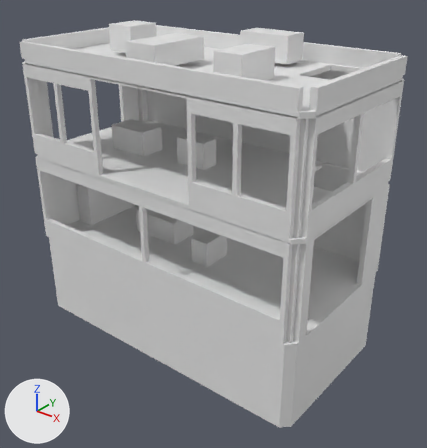
One commit to the OBJ model cloudbreak-array-r4/assets/tower-j-3-col.obj: the scene before it, then after it.
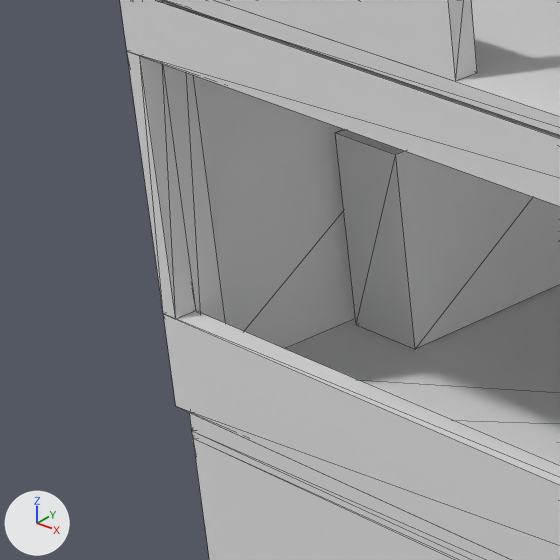
The first picture shows the older version from a camera (50 mm lens) standing at (11.81, -14.14, 9.92) and looking at (0.6, -0.12, 1.23). The close-ups show the older and then the newer version on the part from 3% to 28% of the width and 36% to 59% of the height of that picture. Only the edits that show in the close-ups are written down. Every picture has the same lights, and +X, +Y and +Z are marked at lower left. The close-ups show mesh edges as thin lines. Where no turn or scale is listed for an object, it has been applied to the vertices.

Before the edit, the objects in view are built like this:
```python
me_part000 = bpy.data.meshes.new('Part000')
me_part000.from_pydata(...)  # 16 vertices, 28 faces; spans x -5.45..5.45, y -2.8..2.8, z -2.97..-0.2
me_part004 = bpy.data.meshes.new('Part004')
me_part004.from_pydata(...)  # 12 vertices, 20 faces; spans x -5.45..3.1, y -2.8..2.8, z -0.14..0.0
me_part018 = bpy.data.meshes.new('Part018')
me_part018.from_pydata(...)  # a box spanning x -5.14..-5.0, y -2.8..-2.63, z 0.71..2.62
ob_part000 = bpy.data.objects.new('Part000', me_part000)
ob_part000.location = (0.0, 0.0, 0.0)
ob_part004 = bpy.data.objects.new('Part004', me_part004)
ob_part004.location = (0.0, 0.0, 0.0)
ob_part018 = bpy.data.objects.new('Part018', me_part018)
ob_part018.location = (0.0, 0.0, 0.0)
# also in view: 'Part026' at (-5.16, -2.51, 1.54); 'Part028' at (-4.85, 0.0, 0.76); 'Part022' at (-5.36, 0.0, 1.53); 'Part001' at (0.0, 0.0, -0.17); 'Part039' at (-3.5, -2.71, 3.56)
```
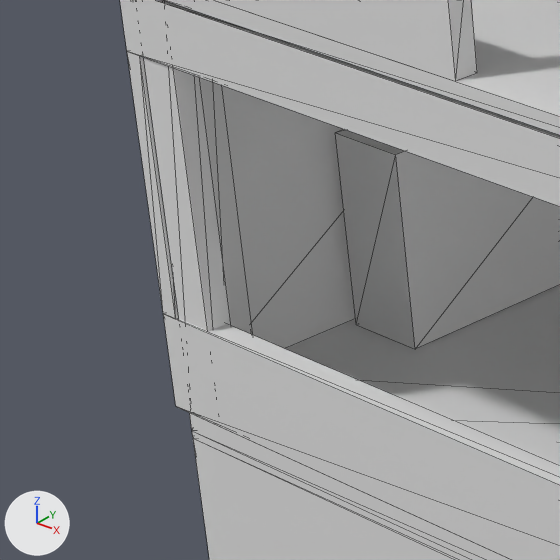
Location of each change, (x1, y1, x2, y2) in pixels of the close-ups (560 x 560 px):
'Part078', added
    after: (143, 57, 231, 332)
'Part026', unchanged, covered by the edit
    before: (164, 65, 225, 323)
'Part076', unchanged, uncovered by the edit
    after: (199, 77, 253, 335)

The change, as a list of edits to the scene's bpy script:
```text
Add me_part078:
    me_part078.from_pydata([(-4.98, -2.79, 0.0), (-4.67, -2.79, 0.0), (-4.67, -2.6, 0.0), (-4.91, -2.6, 0.0), (-4.98, -2.79, 3.08), (-4.67, -2.79, 3.08), (-4.67, -2.6, 3.08), (-4.91, -2.6, 3.08)], [], [(2, 1, 0), (5, 6, 4), (3, 2, 0), (6, 7, 4), (5, 4, 0), (1, 5, 0), (6, 5, 1), (2, 6, 1), (7, 6, 2), (3, 7, 2), (4, 7, 3), (0, 4, 3)])
Add ob_part078:
    ob_part078 = bpy.data.objects.new('Part078', me_part078)
    ob_part078.location = (0.0, 0.0, 0.0)
```
